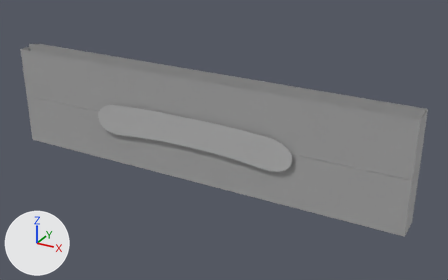
Before and after pictures for a commit that changed the FBX model Assets/Game/Models/Characters/Players/GhostMouth.fbx.
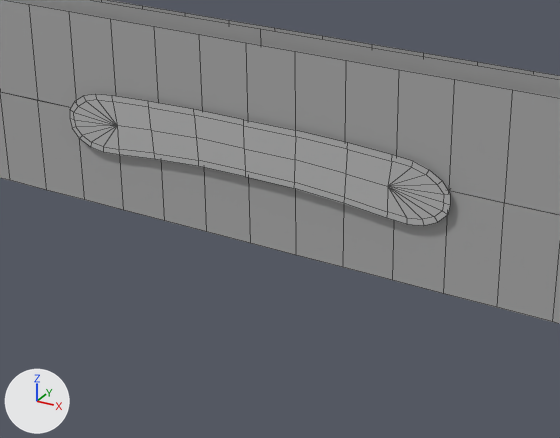
There are two pictures of each version: one whole from a 50 mm lens placed at (2.78, -4.52, 2.19), pointed at (0.25, 0.08, -0.11), one close up on the part from 14% to 78% of the width and 20% to 100% of the height. The lights are fixed; the arrows at lower left show +X, +Y and +Z. Both versions are drawn at full value of the shape key 'Stretch1' of 'GhostMouth_Mesh'; the numbers are the values there. The close-ups show mesh edges as thin lines. Vertices at the same position are counted once.

The first close-up shows 'GhostMouth_Mesh', 'GhostTeeth_Mesh'.
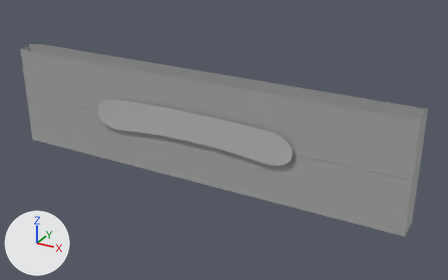
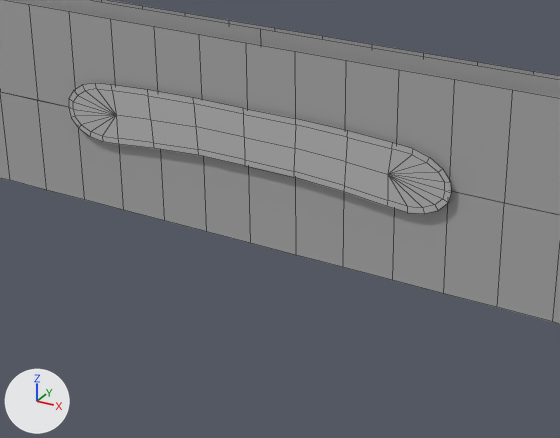
Changed parts and their boxes [x1, y1, x2, y2] in the close-ups (560 x 438 px):
'GhostMouth_Mesh', mesh mirrored
    before: [70, 94, 450, 226]
    after: [69, 83, 451, 214]

Diff of the bpy script that builds the scene:
```diff
--- a/Assets/Game/Models/Characters/Players/GhostMouth.fbx.py
+++ b/Assets/Game/Models/Characters/Players/GhostMouth.fbx.py
@@ me_mesh @@
 me_mesh.from_pydata(...)  # 142 vertices, 128 faces; spans x -102.0..102.0, y -19.0..15.0, z -16.0..16.0
 # used by ob_ghostmouth_mesh; parent = ob_ghostmouth; location = (0.0, 0.0, 0.0)
+# me_mesh part 1: the whole mesh is mirrored in z about its middle, then moved by (0.0, 6.0, 0.0)
 me_mesh.materials.append(mat_ghostmouth_phong)
```
